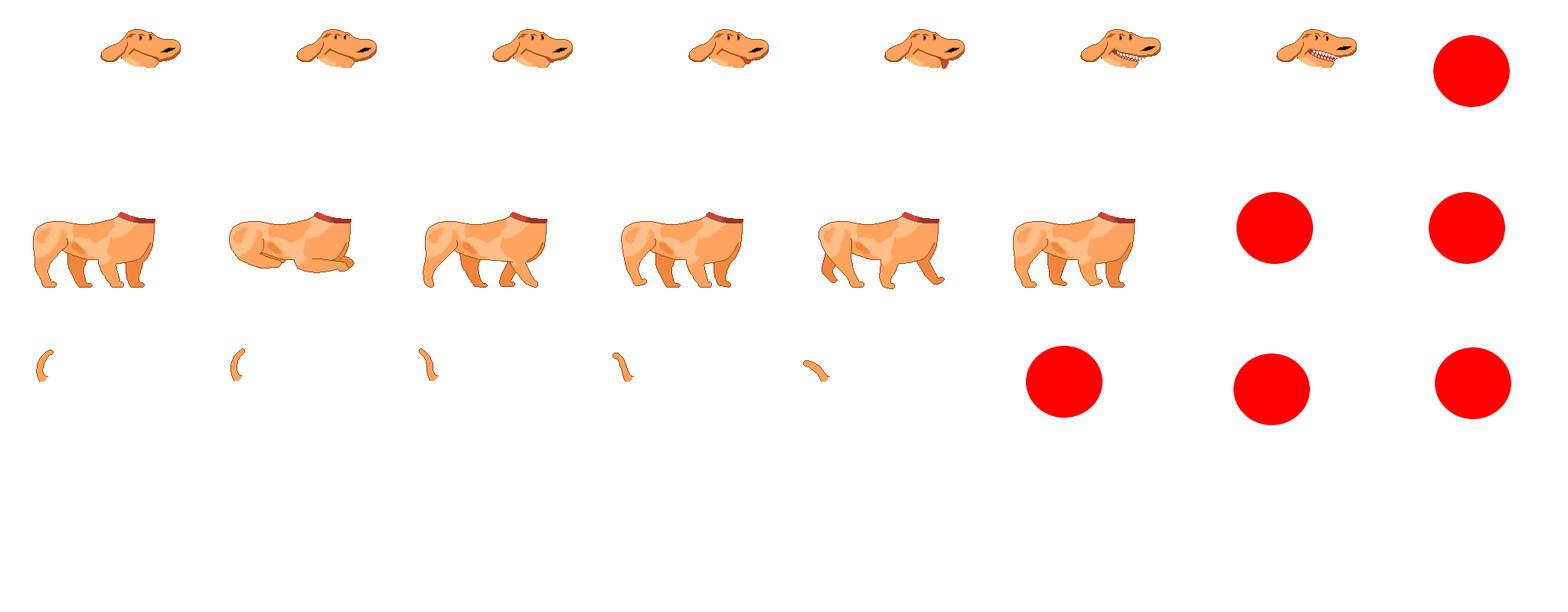
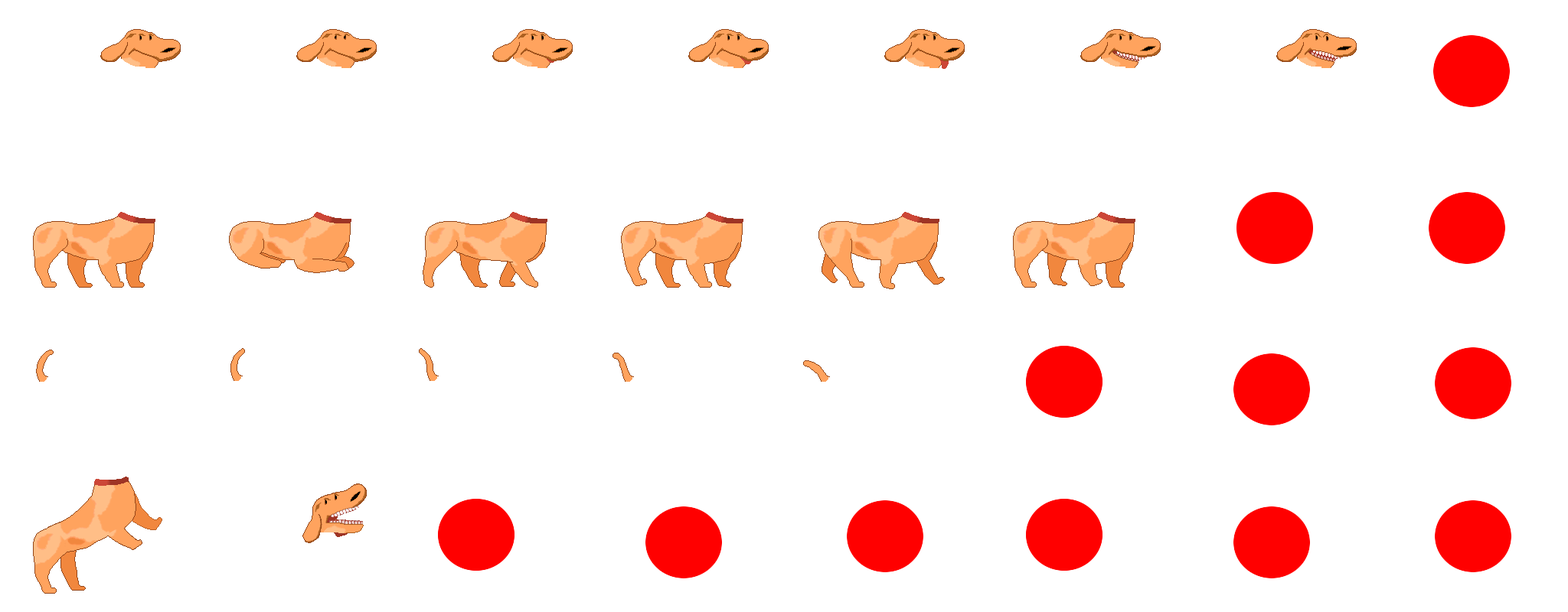
The second 1568 × 612 image is a revision of the first. Changes to its layers:
painted on "Background" over left=32, top=476, right=1512, bottom=595
